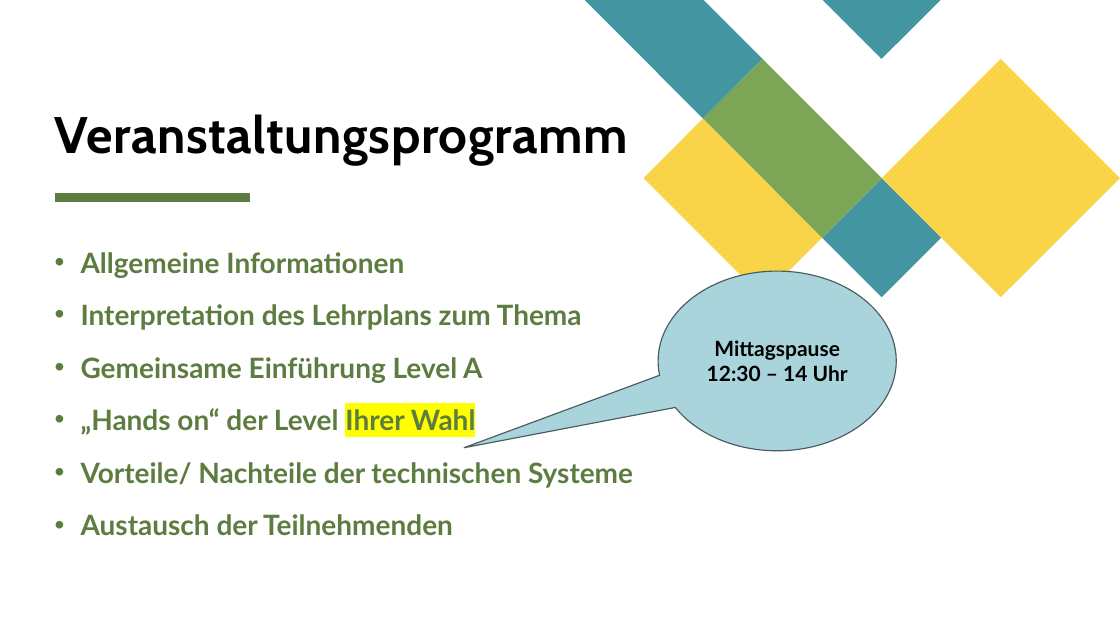
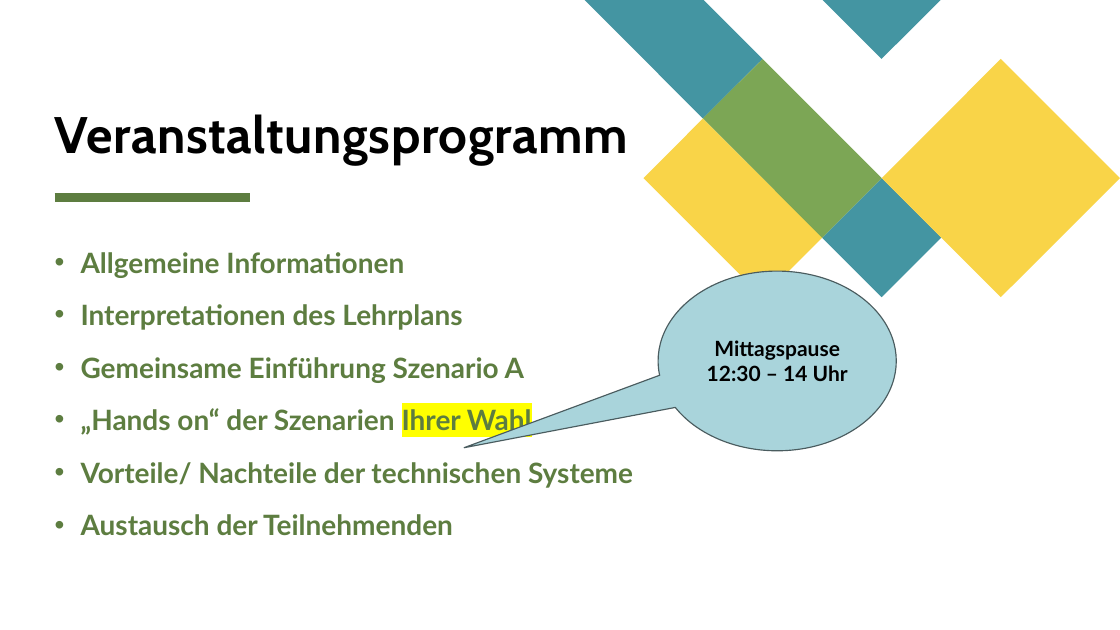
Before and after one commit to spaciva-Bauer/Fortbildungen, a slide deck: slide 2 of Praesentation/MB-Veranstaltung_Sprachmodelle_0.1.pptx. Drawn at 1120x630 pixels with LibreOffice and Linux fonts; fonts in the diff are those of the drawing. Boxes give left, top, right and bottom in pixels: in the first picture for what was removed or moved away, otherwise in the second. Text is boxed around its words. In the diff, an @@ line names an element or a change of style, - is before the commit and + after.

```diff
--- a/Praesentation/MB-Veranstaltung_Sprachmodelle_0.1.pptx
+++ b/Praesentation/MB-Veranstaltung_Sprachmodelle_0.1.pptx
@@ text at [81, 304, 532, 436]: text changed @@
-• Interpretation des Lehrplans zum Thema
-• Gemeinsame Einführung Level A
-• „Hands on“ der Level Ihrer Wahl
+• Interpretationen des Lehrplans
+• Gemeinsame Einführung Szenario A
+• „Hands on“ der Szenarien Ihrer Wahl
```
Also in this commit, not shown: 3 other slides changed.
